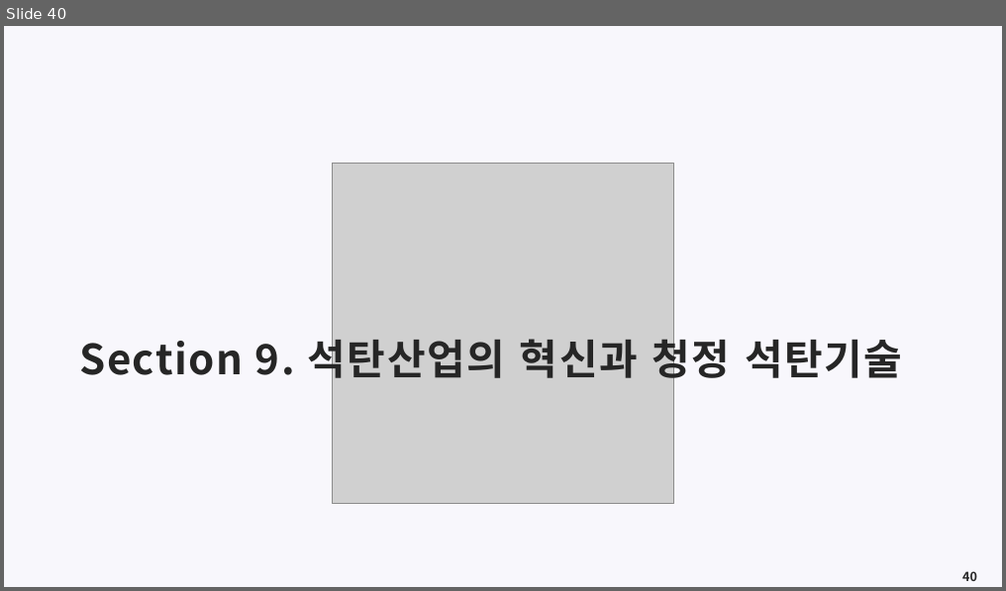
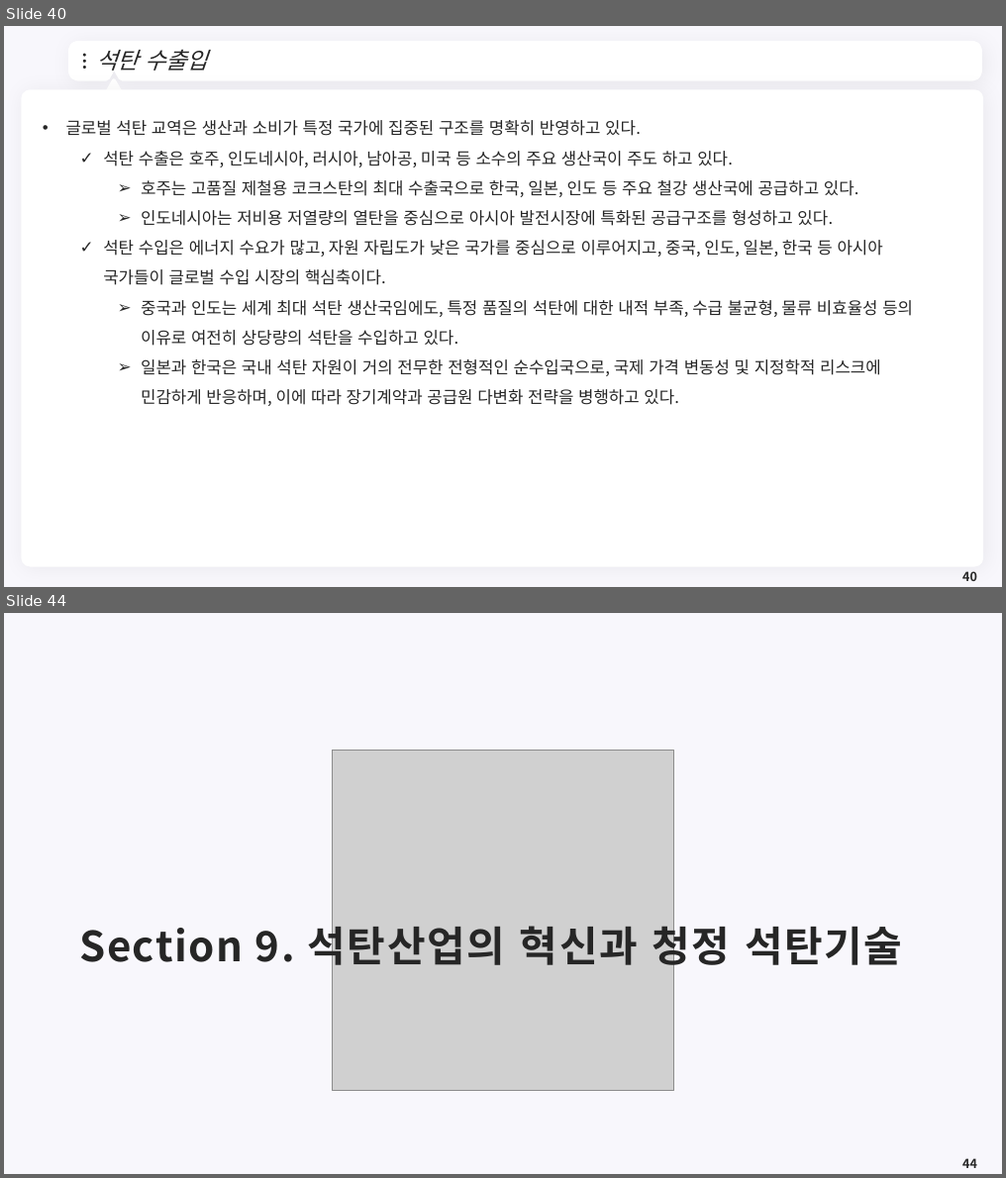
Before and after one commit to meandthey/Teaching, a slide deck: 에너지경제학/자원에너지경제학_Chapter_4 (석탄).pptx. Shown one above the other, each under a label of ours: slide 40 before the commit, slides 40 and 44 after it; the slides between them are not shown. The pictures are 1006x591 and 1006x1178 pixels, drawn with LibreOffice and Linux fonts; fonts in the diff are those of the drawing; grey boxes stand for pictures; background and template pictures are left out. Boxes give left, top, right and bottom in pixels: in the first picture for what was removed or moved away, otherwise in the second. Text is boxed around its words. In the diff, an @@ line names an element or a change of style, - is before the commit and + after.

```diff
--- a/에너지경제학/자원에너지경제학_Chapter_4 (석탄).pptx
+++ b/에너지경제학/자원에너지경제학_Chapter_4 (석탄).pptx
@@ slide 40 added at (4, 26, 1002, 587), background #F8F7FC @@
@@ freeform shape added at (72, 45, 979, 77), fill #FFFFFF, outline #FFFFFF 7.25 pt @@
@@ ellipse added at (83, 54, 86, 57), fill #262626 @@
@@ title added at (96, 49, 208, 71), 22 pt, text #262626, italic @@
+석탄 수출입
@@ ellipse added at (83, 60, 86, 63), fill #262626 @@
@@ ellipse added at (83, 66, 86, 69), fill #262626 @@
@@ triangle added at (105, 80, 122, 95), fill #FFFFFF, outline #FFFFFF 3.75 pt @@
@@ freeform shape added at (958, 56, 967, 68), fill #FFFFFF @@
@@ rounded rectangle added at (21, 89, 984, 568), fill #FFFFFF @@
@@ text added at (66, 120, 913, 406), 16 pt, text #262626 @@
+• 글로벌 석탄 교역은 생산과 소비가 특정 국가에 집중된 구조를 명확히 반영하고 있다.
+  ✓ 석탄 수출은 호주, 인도네시아, 러시아, 남아공, 미국 등 소수의 주요 생산국이 주도 하고 있다.
+    ➢ 호주는 고품질 제철용 코크스탄의 최대 수출국으로 한국, 일본, 인도 등 주요 철강 생산국에 공급하고 있다.
+    ➢ 인도네시아는 저비용 저열량의 열탄을 중심으로 아시아 발전시장에 특화된 공급구조를 형성하고 있다.
+  ✓ 석탄 수입은 에너지 수요가 많고, 자원 자립도가 낮은 국가를 중심으로 이루어지고, 중국, 인도, 일본, 한국 등 아시아 국가들이 글로벌 수입 시장의 핵심축이다.
+    ➢ 중국과 인도는 세계 최대 석탄 생산국임에도, 특정 품질의 석탄에 대한 내적 부족, 수급 불균형, 물류 비효율성 등의 이유로 여전히 상당량의 석탄을 수입하고 있다.
+    ➢ 일본과 한국은 국내 석탄 자원이 거의 전무한 전형적인 순수입국으로, 국제 가격 변동성 및 지정학적 리스크에 민감하게 반응하며, 이에 따라 장기계약과 공급원 다변화 전략을 병행하고 있다.
@@ page number added at (962, 571, 977, 581), 12 pt, text #262626, bold @@
+40
@@ what was slide 40 is now slide 44 @@
@@ page number at (962, 1158, 977, 1168): text changed @@
-40
+44
```
Also in this commit, not shown: 3 other slides added, 5 other files.
